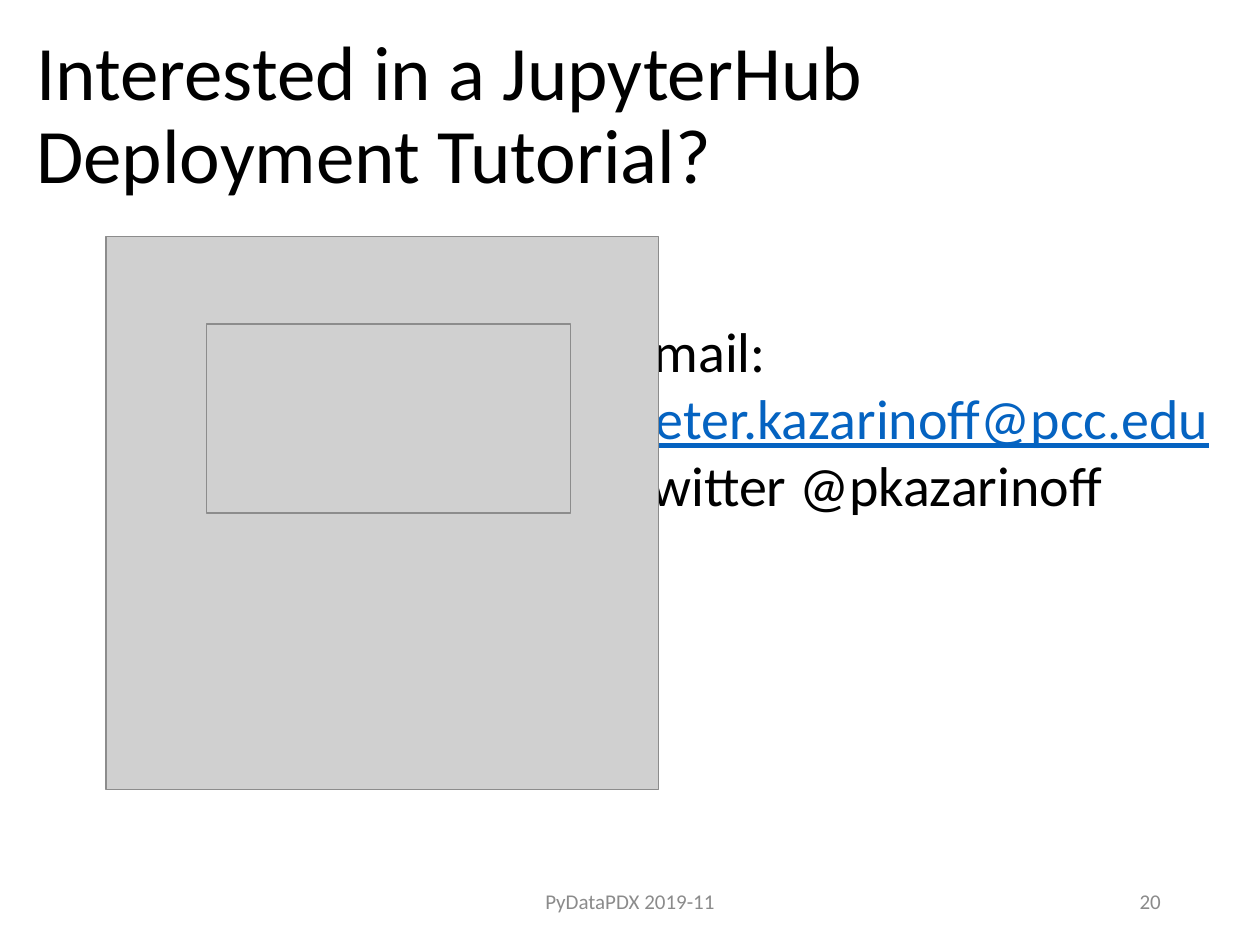
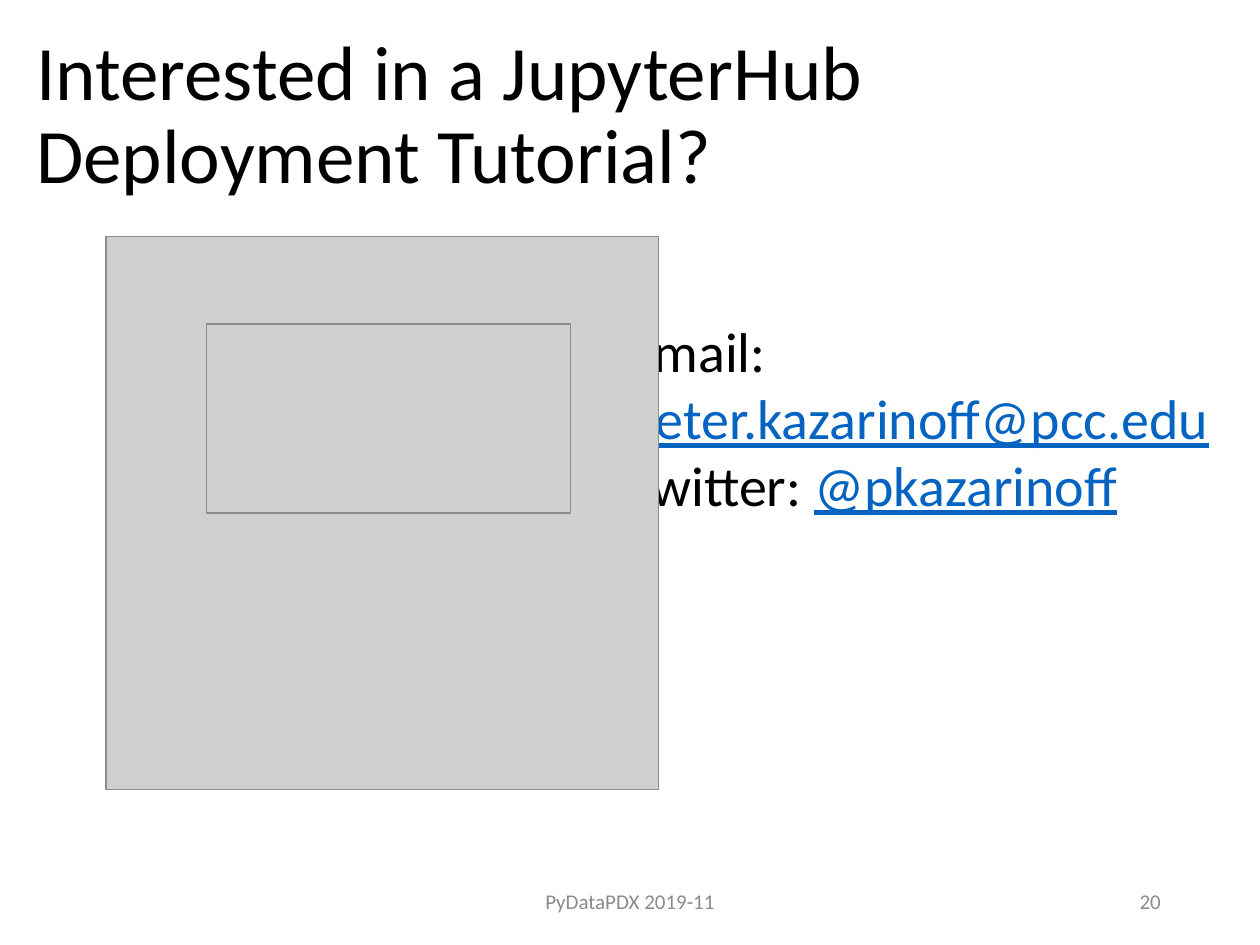
Before and after one commit to ProfessorKazarinoff/PyDataPDX-2019-11, a slide deck: slide 20 of PeterKazarinoff_PyDataPDX_2019-11.pptx. Drawn at 1260x945 pixels with LibreOffice and Linux fonts; fonts in the diff are those of the drawing; grey boxes stand for pictures. Boxes give left, top, right and bottom in pixels: in the first picture for what was removed or moved away, otherwise in the second. Text is boxed around its words. In the diff, an @@ line names an element or a change of style, - is before the commit and + after.

```diff
--- a/PeterKazarinoff_PyDataPDX_2019-11.pptx
+++ b/PeterKazarinoff_PyDataPDX_2019-11.pptx
@@ text at (626, 325, 1208, 520): text changed; text colour #000000 to #0563C1 @@
-Email: peter.kazarinoff@pcc.edu
-Twitter @pkazarinoff
+Email: peter.kazarinoff@pcc.edu
+Twitter: @pkazarinoff
```
Also in this commit, not shown: 4 other slides changed, 23 other files.
